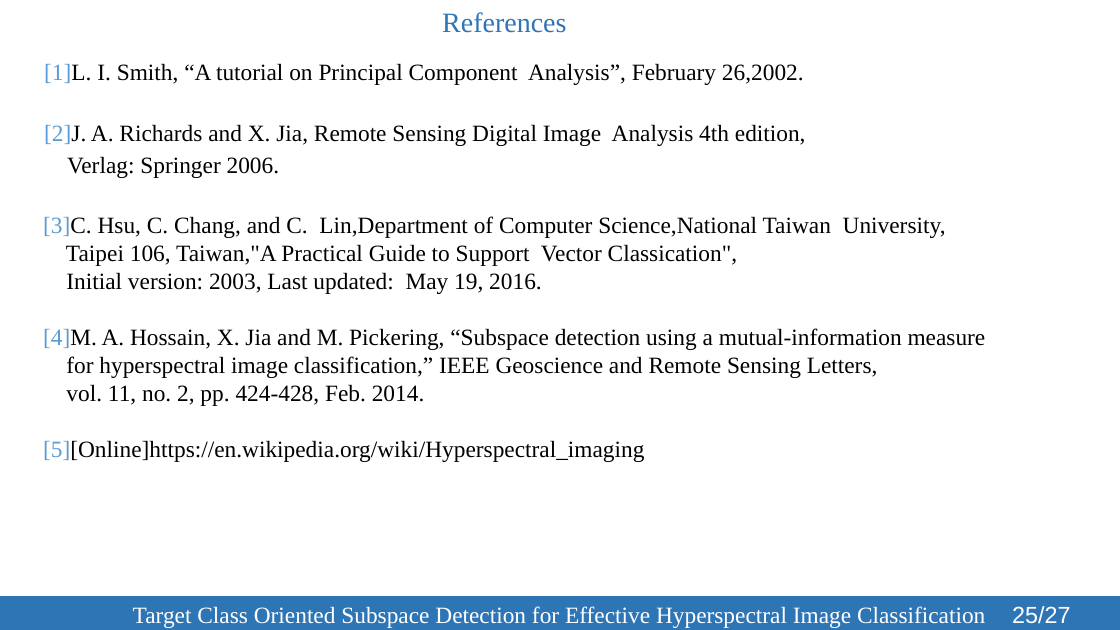
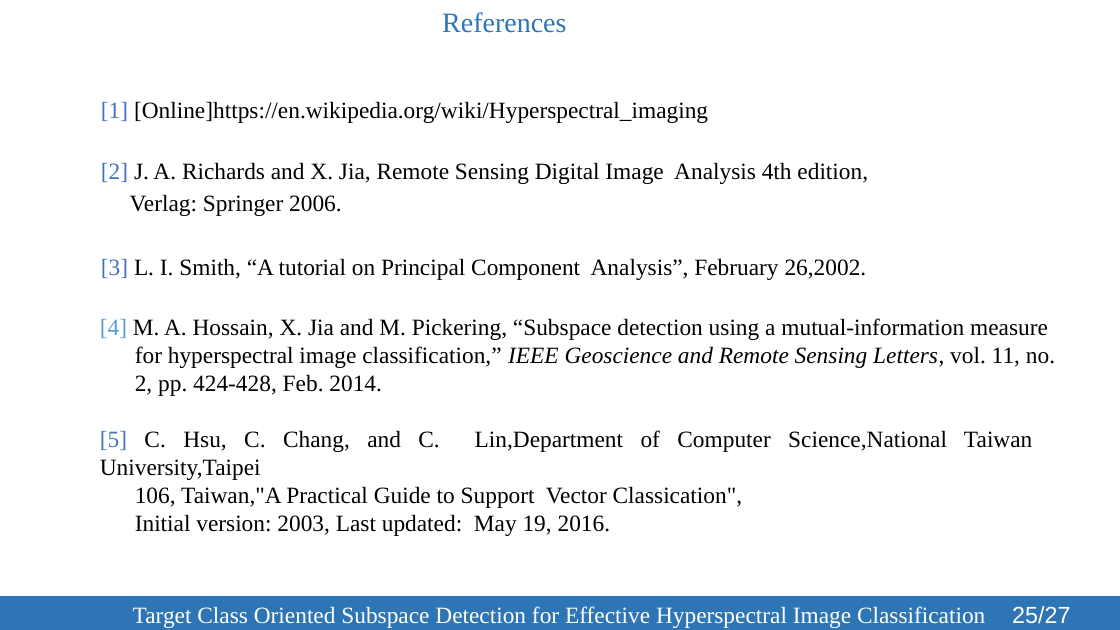
Before and after one commit to SleepyBrain/Remote-Sensing, a slide deck: slide 25 of Presentation/TCOSD-123086.pptx. Drawn at 1120x630 pixels with LibreOffice and Linux fonts; fonts in the diff are those of the drawing. Boxes give left, top, right and bottom in pixels: in the first picture for what was removed or moved away, otherwise in the second. Text is boxed around its words. In the diff, an @@ line names an element or a change of style, - is before the commit and + after.

```diff
--- a/Presentation/TCOSD-123086.pptx
+++ b/Presentation/TCOSD-123086.pptx
@@ text "[1] [Online]https://en.wikipedia.org/wiki/Hyperspectral_imag ...": place and size @@
-text "[1] [Online]https://en.wikipedia.org/wiki/Hyperspectral_imag ..." at <box>43,63,986,462</box>
+text "[1] [Online]https://en.wikipedia.org/wiki/Hyperspectral_imag ..." at <box>100,101,1055,536</box>
@@ text at <box>101,101,868,184</box>: text changed @@
-[1]L. I. Smith, “A tutorial on Principal Component Analysis”, February 26,2002.
-[2]J. A. Richards and X. Jia, Remote Sensing Digital Image Analysis 4th edition,
+[1] [Online]https://en.wikipedia.org/wiki/Hyperspectral_imaging
+[2] J. A. Richards and X. Jia, Remote Sensing Digital Image Analysis 4th edition,
@@ text at <box>130,194,611,536</box>: alignment left to justified @@
@@ text at <box>100,258,1055,508</box>: text changed @@
-[3]C. Hsu, C. Chang, and C. Lin,Department of Computer Science,National Taiwan University,
-Taipei 106, Taiwan,"A Practical Guide to Support Vector Classication",
+[3] L. I. Smith, “A tutorial on Principal Component Analysis”, February 26,2002.
+[4] M. A. Hossain, X. Jia and M. Pickering, “Subspace detection using a mutual-information measure
+for hyperspectral image classification,” IEEE Geoscience and Remote Sensing Letters, vol. 11, no.
+2, pp. 424-428, Feb. 2014.
+[5] C. Hsu, C. Chang, and C. Lin,Department of Computer Science,National Taiwan University,Taipei
+106, Taiwan,"A Practical Guide to Support Vector Classication",
@@ text at <box>43,328,986,462</box>: paragraphs removed @@
-[4]M. A. Hossain, X. Jia and M. Pickering, “Subspace detection using a mutual-information measure
-for hyperspectral image classification,” IEEE Geoscience and Remote Sensing Letters,
-vol. 11, no. 2, pp. 424-428, Feb. 2014.
-[5][Online]https://en.wikipedia.org/wiki/Hyperspectral_imaging
```
Also in this commit, not shown: 7 other slides changed, 1 other file.
